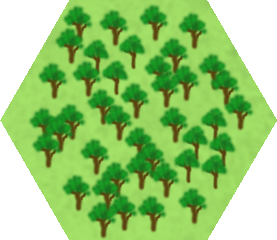
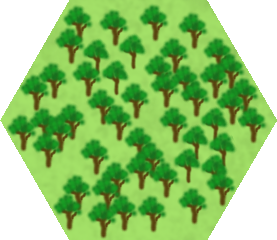
Revision of a layered 277 x 240 image; what changed, layer by layer:
painted on "Trees" over [6, 36, 268, 232]
